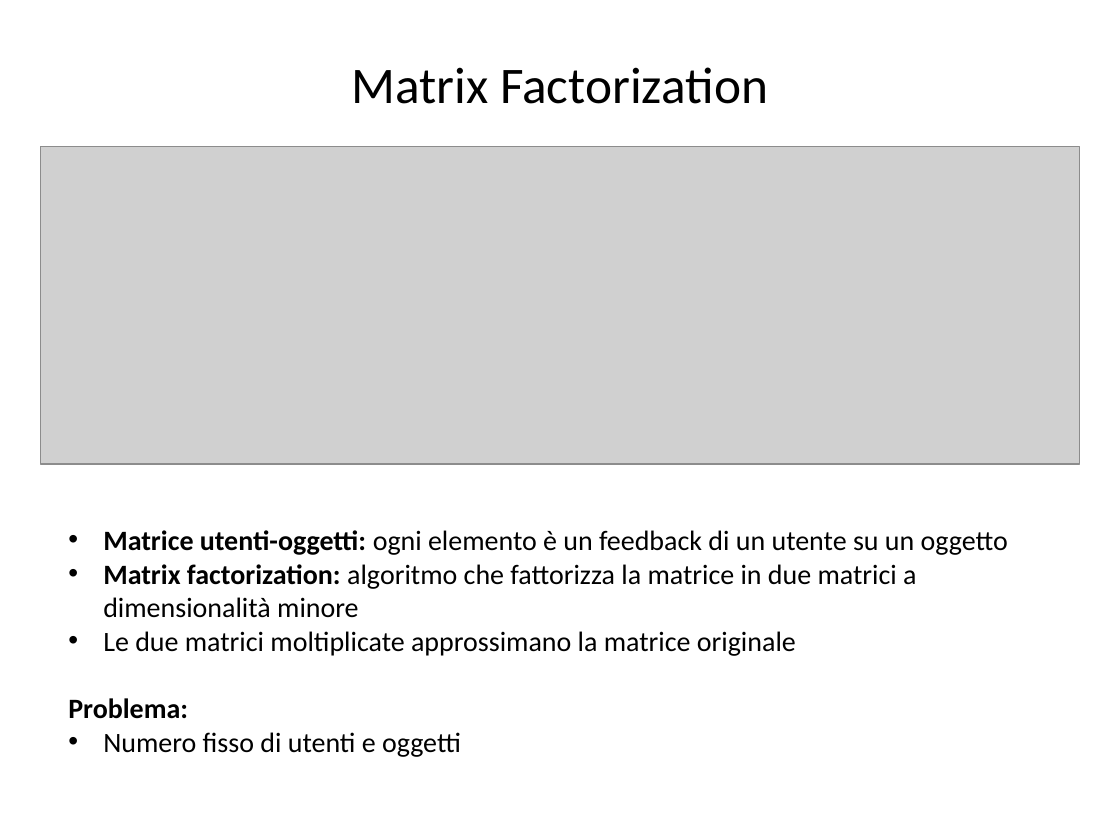
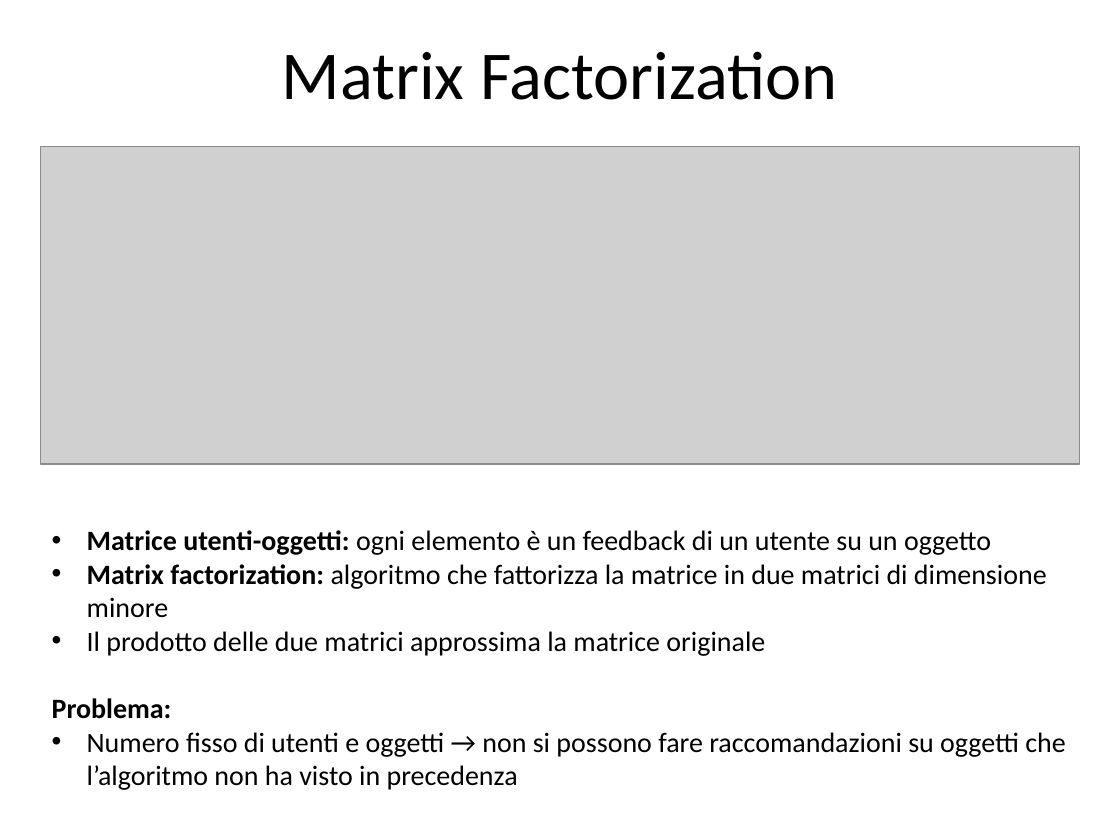
Before and after one commit to CriptHunter/tesi, a slide deck: slide 4 of presentazione/presentazione.pptx. Drawn at 1120x840 pixels with LibreOffice and Linux fonts; fonts in the diff are those of the drawing; grey boxes stand for pictures. Boxes give left, top, right and bottom in pixels: in the first picture for what was removed or moved away, otherwise in the second. Text is boxed around its words. In the diff, an @@ line names an element or a change of style, - is before the commit and + after.

```diff
--- a/presentazione/presentazione.pptx
+++ b/presentazione/presentazione.pptx
@@ text "Matrix Factorization": place and size @@
-text "Matrix Factorization" at <box>352,67,768,104</box>
+text "Matrix Factorization" at <box>282,51,837,100</box>
@@ text "Matrix Factorization" at <box>282,51,837,100</box>: size 33 to 44 pt @@
@@ text "Matrice utenti-oggetti: ogni elemento è ...": place and size @@
-text "Matrice utenti-oggetti: ogni elemento è ..." at <box>68,530,1008,757</box>
+text "Matrice utenti-oggetti: ogni elemento è ..." at <box>52,530,1065,790</box>
@@ text at <box>87,564,1047,656</box>: text changed @@
-• Matrix factorization: algoritmo che fattorizza la matrice in due matrici a dimensionalità minore
-• Le due matrici moltiplicate approssimano la matrice originale
+• Matrix factorization: algoritmo che fattorizza la matrice in due matrici di dimensione minore
+• Il prodotto delle due matrici approssima la matrice originale
@@ text at <box>87,732,1065,790</box>: text changed @@
-• Numero fisso di utenti e oggetti
+• Numero fisso di utenti e oggetti → non si possono fare raccomandazioni su oggetti che l’algoritmo non ha visto in precedenza
```
Also in this commit, not shown: 8 other slides changed, 1 slide added.
